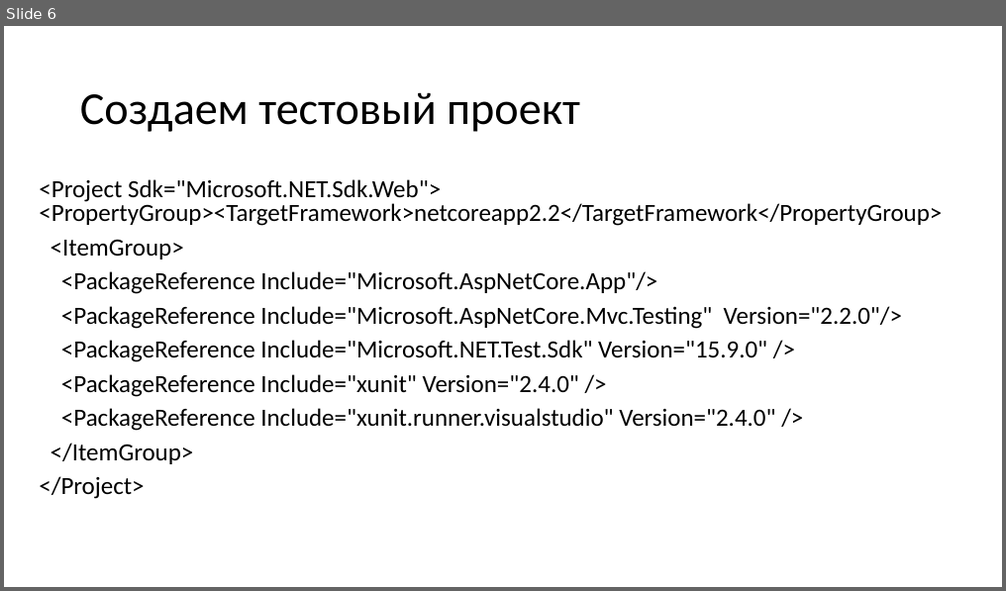
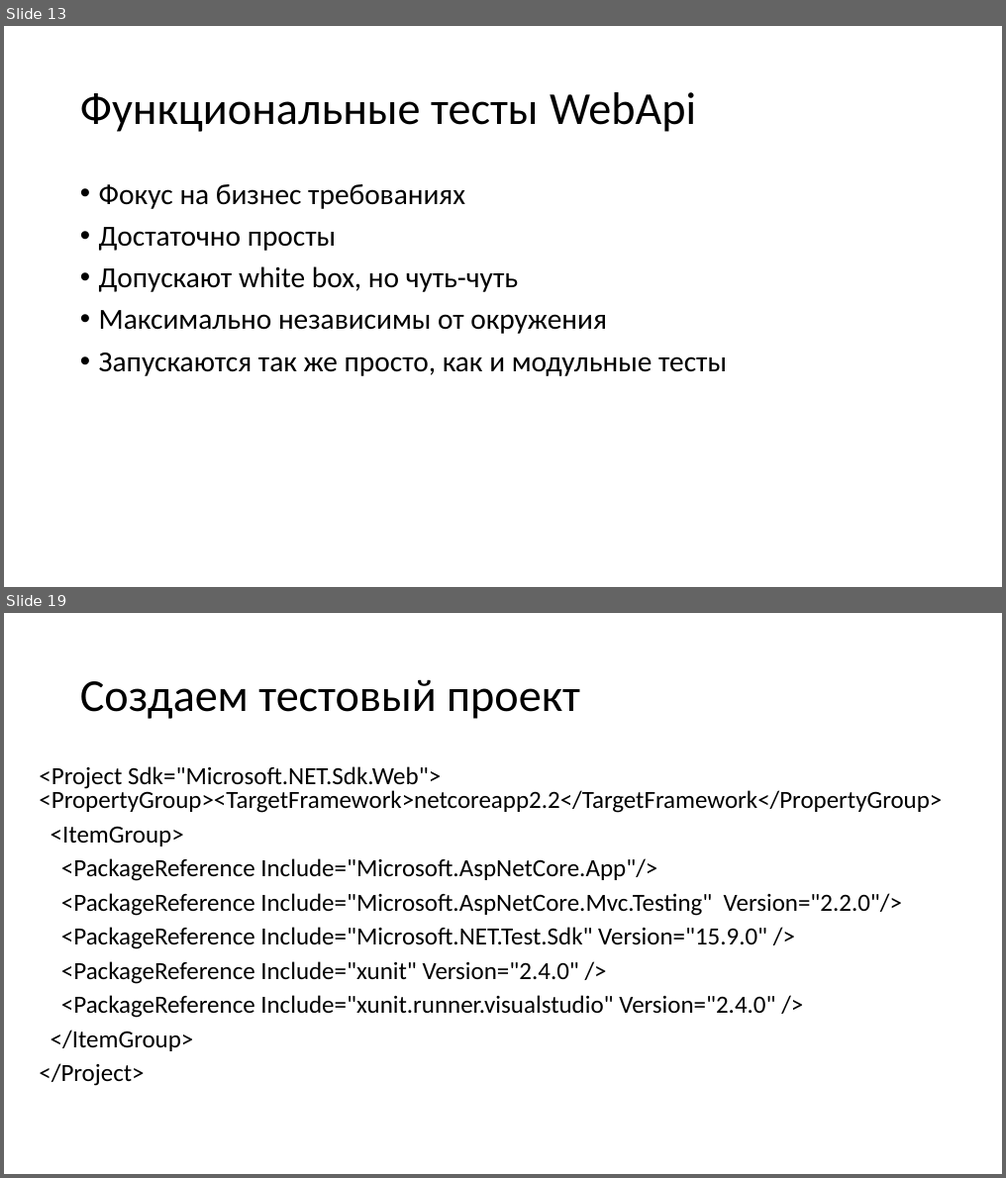
Before and after one commit to kugushev/presentations, a slide deck: 2019_Functional-Testing/Presentation.pptx. Shown one above the other, each under a label of ours: slide 6 before the commit, slides 13 and 19 after it; the slides between them are not shown. The pictures are 1006x591 and 1006x1178 pixels, drawn with LibreOffice and Linux fonts; fonts in the diff are those of the drawing. Boxes give left, top, right and bottom in pixels: in the first picture for what was removed or moved away, otherwise in the second. Text is boxed around its words. In the diff, an @@ line names an element or a change of style, - is before the commit and + after.

```diff
--- a/2019_Functional-Testing/Presentation.pptx
+++ b/2019_Functional-Testing/Presentation.pptx
@@ slide 13 added at box(4, 26, 1002, 587), background #FFFFFF @@
@@ title added at box(80, 92, 696, 132), 44 pt, text #000000 @@
+Функциональные тесты WebApi
@@ text added at box(99, 184, 727, 376), 28 pt, text #000000 @@
+• Фокус на бизнес требованиях
+• Достаточно просты
+• Допускают white box, но чуть-чуть
+• Максимально независимы от окружения
+• Запускаются так же просто, как и модульные тесты
@@ what was slide 6 is now slide 19 @@
```
Also in this commit, not shown: 6 slides changed, 28 other slides added, 2 slides removed.
